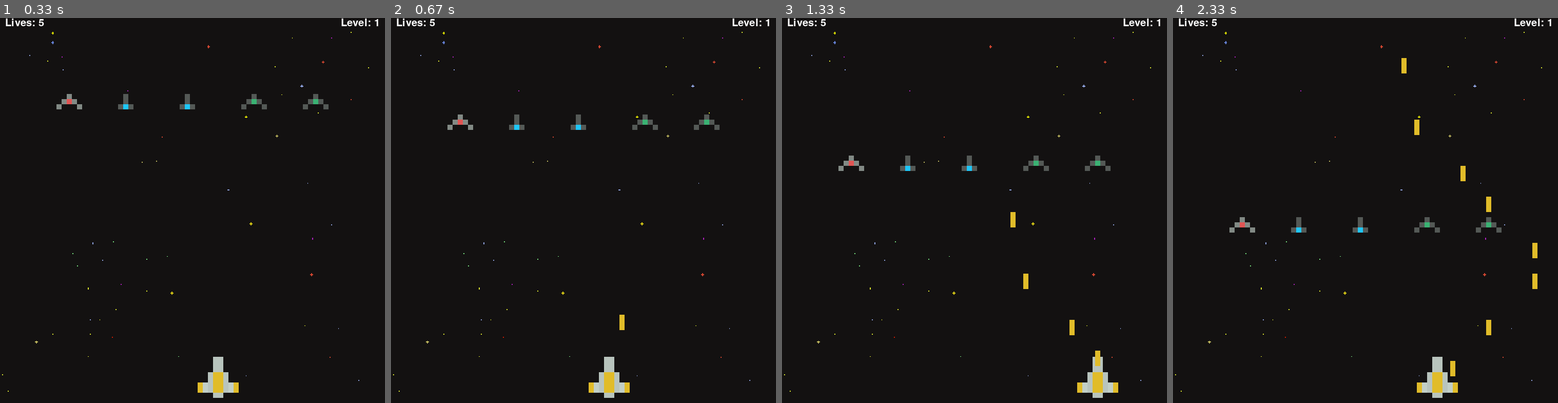
Above: before the commit, frames 1-4 (left to right).
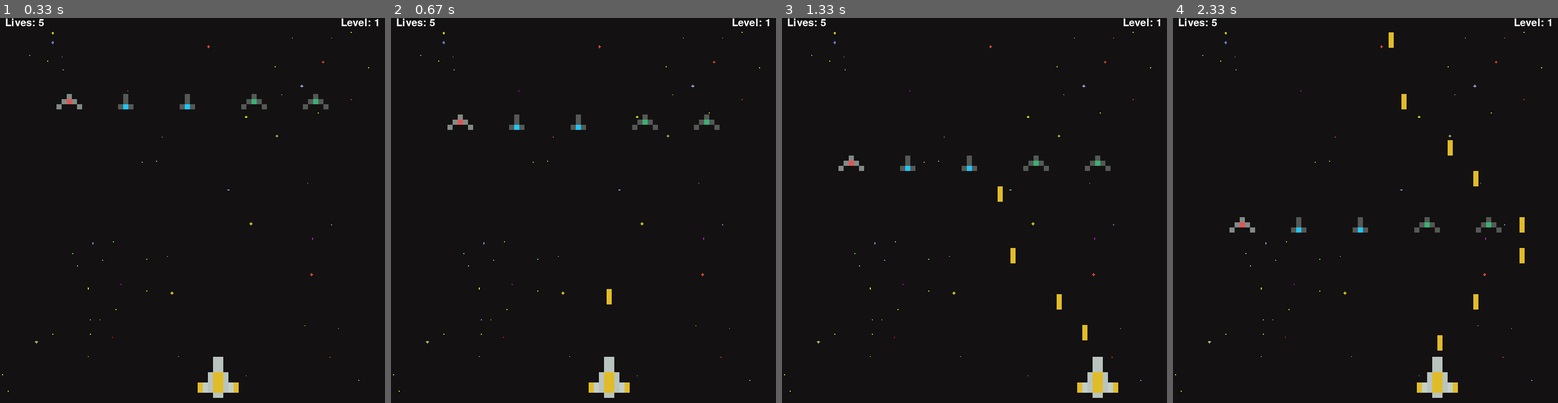
Above: after the commit, the same moments.

Repository: AmirmasoudCS/Pygame-Course
Game: pygame game, started from project_03/main.py
The game is run twice, just before and just after one commit, with the same random seed, the same clock (stepped at 60 frames per second) and the same inputs.
Inputs:
- Up to frame 1 (0.33 s): no input
- Up to frame 2 (0.67 s): tap Space at 0.33 s
- Up to frame 3 (1.33 s): hold Right 0.67-1.13 s; tap Space at 0.73, 1.03, 1.23 s; hold Right from 1.17 s (still down)
- Up to frame 4 (2.33 s): tap Space at 1.53, 1.73, 2.03, 2.3 s; release Right at 1.63 s; hold Left 1.67-2.2 s; hold Left from 2.23 s (still down)

Frame 1 is identical in both runs. In frame 2, 0.1% of the frame differs, in the area x 56-61%, y 70-82%; in frame 3, 0.4%; in frame 4, 0.9%, in the area x 56-95%, y 3-94%.

Commit message:
Fixing the coordinates of where the bulelts spawn

Diff:
--- a/project_03/main.py
+++ b/project_03/main.py
@@ -221,8 +221,8 @@
         if self.cool_down_counter == 0:
 
             laser = self.laser_type(
-                self.x + self.ship_width / 2,
-                self.y
+                self.x,
+                self.y - self.ship_height,
             )
 
             self.lasers.append(laser)
